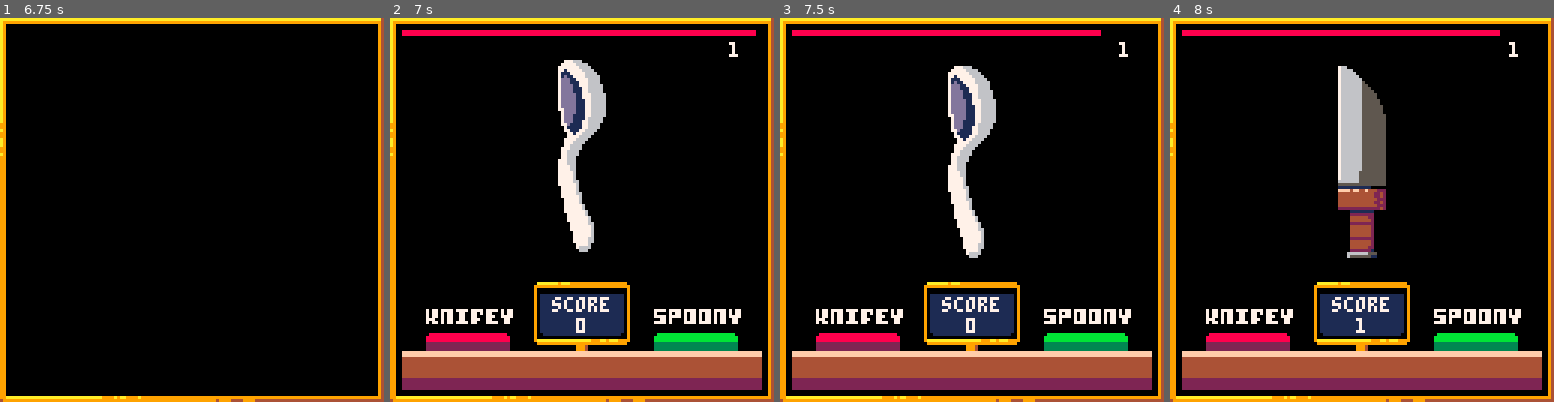
Above: before the commit, frames 1-4 (left to right).
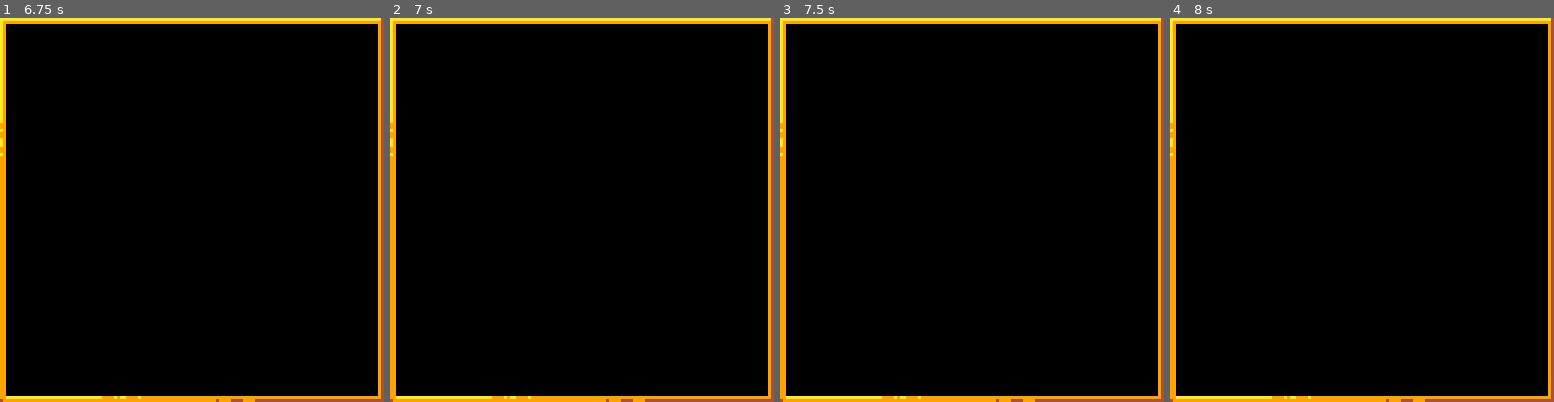
Above: after the commit, the same moments.

Repository: Jonic/knifey-spoony
Game: PICO-8 cartridge knifey-spoony.p8
Two runs of this game, one before a commit and one after it. Both use one fixed random seed, a clock stepped at 60 frames per second and the inputs below.
Inputs:
- Up to frame 1 (6.75 s): tap X (X key) at 0.33, 1.07, 1.85, 2.97, 4.08, 5.2, 6.32 s; tap O (Z key) at 0.7, 1.7, 2.1, 2.5, 2.9, 3.3, 3.7, 4.1, 4.5, 4.9, 5.3, 5.7, 6.1, 6.5 s; hold Right 1.6-2.1 s; hold Right 2.47-3.03 s; hold Left 3.08-3.58 s; hold Right 4.02-4.68 s; hold Left 5.08-5.68 s; hold Right 6.08-6.58 s; hold Right from 6.63 s (still down)
- Up to frame 2 (7 s): keep holding Right; tap O (Z key) at 6.9 s
- Up to frame 3 (7.5 s): release Right at 7.13 s; tap O (Z key) at 7.3 s; tap X (X key) at 7.43 s
- Up to frame 4 (8 s): hold Right from 7.5 s (still down); tap O (Z key) at 7.7 s

Frame 1 is identical in both runs. In frame 2, 21% of the frame differs, in the area x 3-97%, y 3-97%; in frame 3, 21%; in frame 4, 22%.

Commit message:
Screen transition timeout moved to screen

Diff:
--- a/knifey-spoony.p8
+++ b/knifey-spoony.p8
@@ -489,6 +489,9 @@
   -- take everything from level object and add it to this `props` key
   s.props = props()
 
+  s.frame_count = 0
+  s.transition  = s.props.transition
+
   s.can = function(key)
     return table_has_key(s.props, key)
   end
@@ -498,12 +501,21 @@
     if (s.can('init')) s.props.init()
   end
 
+  s.tick = function()
+    s.frame_count += 1
+    if (s.frame_count == s.transition.timeout) then
+      go_to(s.transition.destination)
+    end
+  end
+
   s.update = function()
+    if (s.transition ~= nil) s.tick()
+
     foreach(objects, function(o)
       o.update()
     end)
 
-    s.props.update()
+    if (s.can('update')) s.props.update()
   end
 
   s.draw = function()
@@ -530,8 +542,10 @@
 init_screen('title_transition_in', function()
   local s = {}
 
-  s.animation_timeout = 85
-  s.frame_count       = 0
+  s.transition = {
+    destination = 'title',
+    timeout     = 85,
+  }
 
   s.transition_in_text_animation = function()
     local d   = 20
@@ -558,8 +572,6 @@
   end
 
   s.init = function()
-    s.frame_count = 0
-
     local bline = tiles.title.bottom_line
     local knife = tiles.title.knife
     local spoon = tiles.title.spoon
@@ -574,8 +586,7 @@
   end
 
   s.update = function()
-    s.frame_count += 1
-    if (btnp(5) or s.frame_count > s.animation_timeout) go_to('title')
+    if (btnp(5)) go_to('title')
   end
 
   return s
@@ -657,9 +668,11 @@
 init_screen('title_transition_out', function()
   local s = {}
 
-  s.frame_count       = 0
-  s.animation_timeout = 50
-  s.screen_flash      = true
+  s.screen_flash = true
+  s.transition   = {
+    destination = 'playing',
+    timeout     = 50,
+  }
 
   s.flash = function()
     if s.screen_flash then
@@ -693,7 +706,6 @@
   end
 
   s.init = function()
-    s.frame_count  = 0
     s.screen_flash = true
 
     local bline = tiles.title.bottom_line
@@ -707,11 +719,6 @@
     init_object({ tiles = bline, x1 = 16, y  = 80, x2 = -328,            delay = 15, duration = 10, easing = 'inBack' })
 
     s.transition_out_text_animation()
-  end
-
-  s.update = function()
-    s.frame_count += 1
-    if (s.frame_count > s.animation_timeout) go_to('playing')
   end
 
   s.draw = function()
